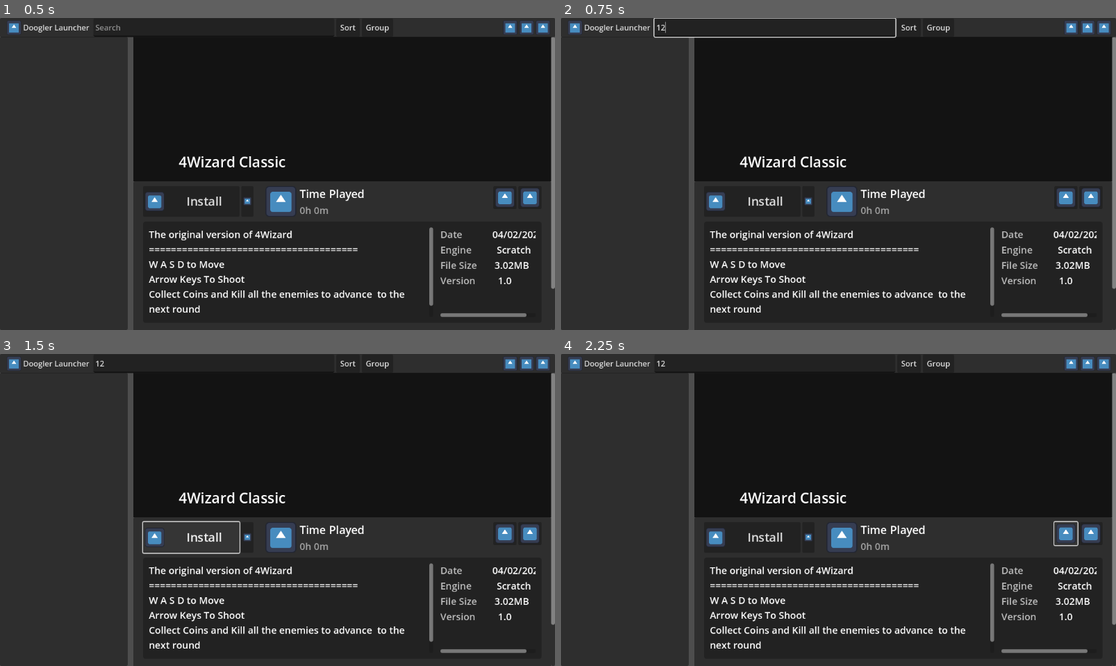
Above: before the commit, frames 1-4 (two rows, left to right).
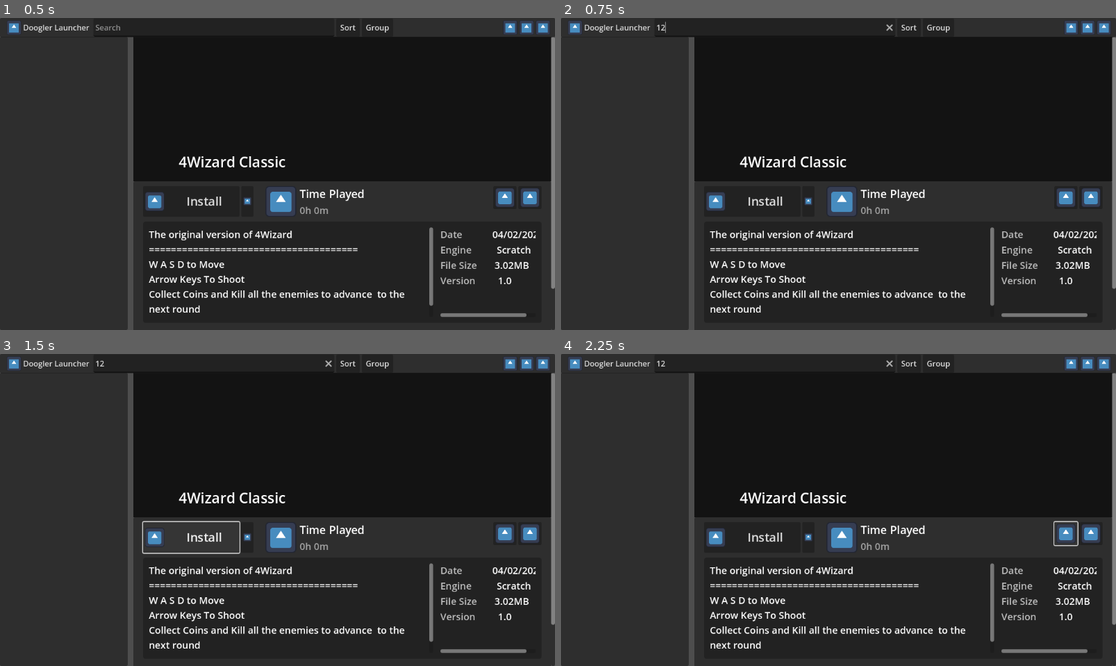
Above: after the commit, the same moments.

Repository: Do0gler/DooglerLauncherV3
Game: Godot game, scene res://scenes/MainScene.tscn
The game is run twice, just before and just after one commit, with the same random seed, the same clock (stepped at 60 frames per second) and the same inputs. The engine's default icon, where the game draws it, is replaced by a stand-in: a white triangle on a blue panel in a dark square.
Inputs (mouse positions are in pixels of both pictures, inside the frame that each line leads up to):
- Up to frame 1 (0.5 s): no input
- Up to frame 2 (0.75 s): click (777, 27) at 0.52 s; type "12" at 0.6 s
- Up to frame 3 (1.5 s): click "Install" at 1.25 s
- Up to frame 4 (2.25 s): click (1066, 534) at 2 s

Frame 1 is identical in both runs. In frame 2, 0.3% of the frame differs, in the area x 16-61%, y 0-7%; in frame 3, less than 0.1%; in frame 4, less than 0.1%.
Error in both runs: Cannot call method 'close' on a null value. (res://scripts/manager.gd:33)

Commit message:
Implement search bar

Diff:
--- a/Scripts/Globals/game_organizer.gd
+++ b/Scripts/Globals/game_organizer.gd
@@ -99,3 +99,30 @@
 func set_grouping(grouping_type: String) -> void:
 	current_grouping = grouping_type
 	SettingsManager.ui_manager.display_games_list()
+
+
+## Returns relevant games as a dictionary
+func search_games(search_prompt: String) -> Dictionary:
+	var games_set: Dictionary = {}
+
+	# Empty search returns all games
+	if search_prompt.strip_edges() == "":
+		for game in SettingsManager.manager.games_library:
+			games_set[game.game_id] = true
+		return games_set
+
+	var search_terms = search_prompt.to_lower().split(" ", false)
+
+	for game in SettingsManager.manager.games_library:
+		var game_name_lower = game.game_name.to_lower()
+		var all_terms_match = true
+
+		for term in search_terms:
+			if not game_name_lower.contains(term):
+				all_terms_match = false
+				break
+
+		if all_terms_match:
+			games_set[game.game_id] = true
+
+	return games_set
--- /dev/null
+++ b/Scripts/UI/search_bar.gd
@@ -0,0 +1,15 @@
+extends LineEdit
+
+func _ready() -> void:
+	text_submitted.connect(search)
+	text_changed.connect(_on_text_changed)
+	search()
+
+func search(new_text := "") -> void:
+	%UIManager.relevant_games = GameOrganizer.search_games(new_text)
+	%UIManager.display_games_list()
+
+func _on_text_changed(new_text: String) -> void:
+	# Show all games when search cleared
+	if new_text == "":
+		search()
--- a/Scripts/ui_manager.gd
+++ b/Scripts/ui_manager.gd
@@ -10,6 +10,7 @@
 @onready var screenshot_popup = %ScreenshotViewer
 
 var settings_popup: PopupMenu
+var relevant_games: Dictionary
 
 func set_settings_state(settings_dict: Dictionary):
 	settings_popup.set_item_checked(0, settings_dict.get("auto_check_updates", false))
@@ -29,6 +30,10 @@
 		games_vbox.add_child(new_list)
 		new_list.list_name = category
 		for game: GameData in organized_games.get(category):
+			# If not relevant, don't show
+			if not relevant_games.has(game.game_id):
+				continue
+
 			var new_game_panel: GamePanel = game_panel.instantiate()
 			new_game_panel.game_data = game
 			new_game_panel.update_visuals()
--- a/scenes/MainScene.tscn
+++ b/scenes/MainScene.tscn
@@ -13,6 +13,7 @@
 [ext_resource type="PackedScene" uid="uid://o8e3ooq2lp0l" path="res://Scenes/UIElements/expandable_list.tscn" id="6_6t1o7"]
 [ext_resource type="Script" uid="uid://dak6vi2o7hwpg" path="res://Scripts/ui_manager.gd" id="7_q68mp"]
 [ext_resource type="Script" uid="uid://cqxs7b1vosjd6" path="res://Scripts/UI/sort_button.gd" id="12_5qxwa"]
+[ext_resource type="Script" uid="uid://0yx8ciidyul" path="res://Scripts/UI/search_bar.gd" id="12_6rnll"]
 [ext_resource type="Script" uid="uid://babjhypi1by21" path="res://Scripts/UI/screenshot_viewer.gd" id="12_xb4mg"]
 [ext_resource type="Script" uid="uid://bo1n7k2kb12fl" path="res://Scripts/UI/group_button.gd" id="13_xc4hf"]
 
@@ -20,6 +21,8 @@
 bg_color = Color(0.07444572, 0.07444573, 0.07444569, 1)
 
 [sub_resource type="StyleBoxEmpty" id="StyleBoxEmpty_c6dvc"]
+
+[sub_resource type="StyleBoxEmpty" id="StyleBoxEmpty_6rnll"]
 
 [sub_resource type="PlaceholderTexture2D" id="PlaceholderTexture2D_xc4hf"]
 size = Vector2(30, 30)
@@ -374,7 +377,12 @@
 [node name="SearchBar" type="LineEdit" parent="Titlebar/MarginContainer/LeftAlign"]
 custom_minimum_size = Vector2(500, 0)
 layout_mode = 2
+theme_override_styles/focus = SubResource("StyleBoxEmpty_6rnll")
 placeholder_text = "Search"
+context_menu_enabled = false
+emoji_menu_enabled = false
+clear_button_enabled = true
+script = ExtResource("12_6rnll")
 
 [node name="SortButton" type="MenuButton" parent="Titlebar/MarginContainer/LeftAlign"]
 layout_mode = 2
--- a/scripts/manager.gd
+++ b/scripts/manager.gd
@@ -34,6 +34,7 @@
 
 	await process_games()
 	# TODO: Make games display instantly instead of waiting for images (use placeholder)
+	%UIManager.relevant_games = GameOrganizer.search_games("") # Initialize relevant games
 	%UIManager.display_games_list()
 
 
Not shown, added: Scripts/UI/search_bar.gd.uid
Not shown: 1 places in scenes/MainScene.tscn that only renumber resources
